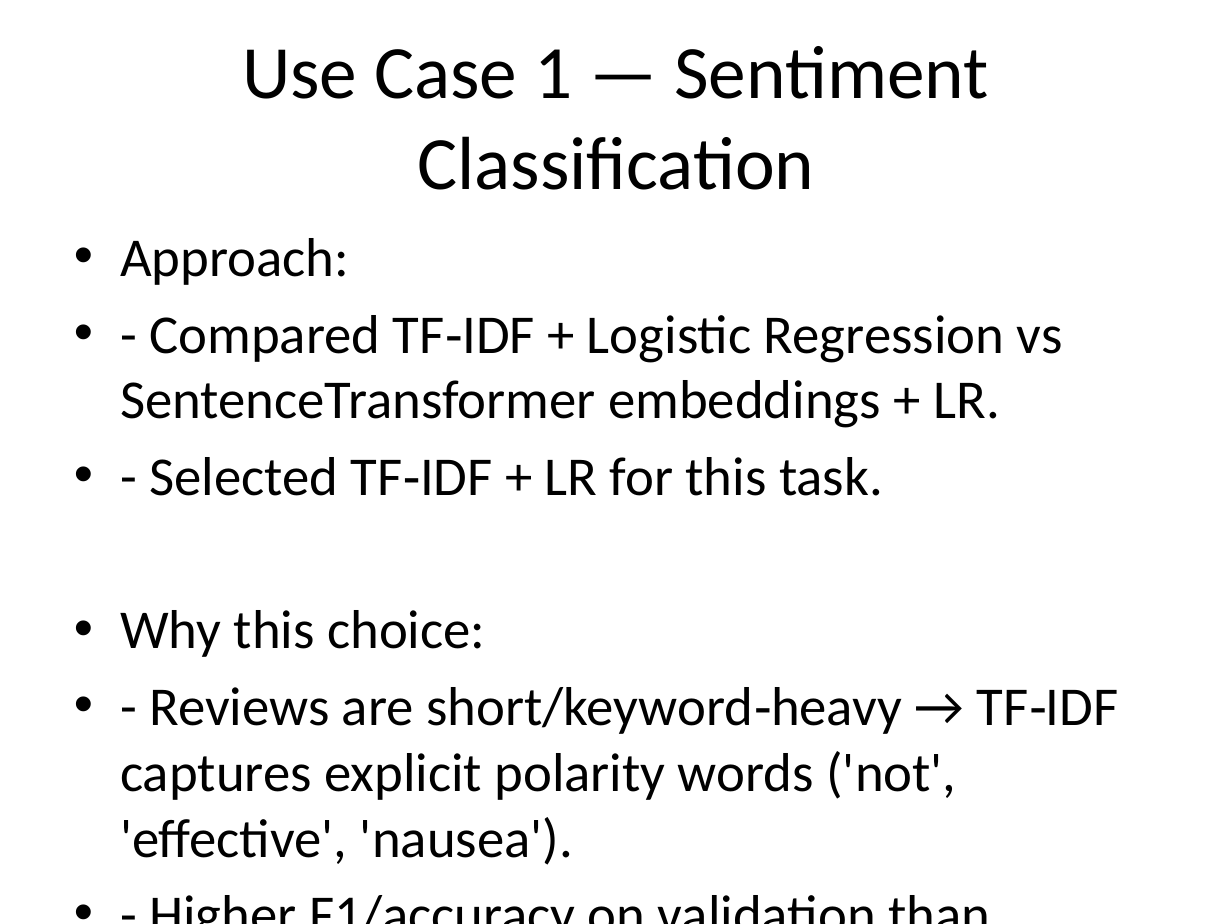
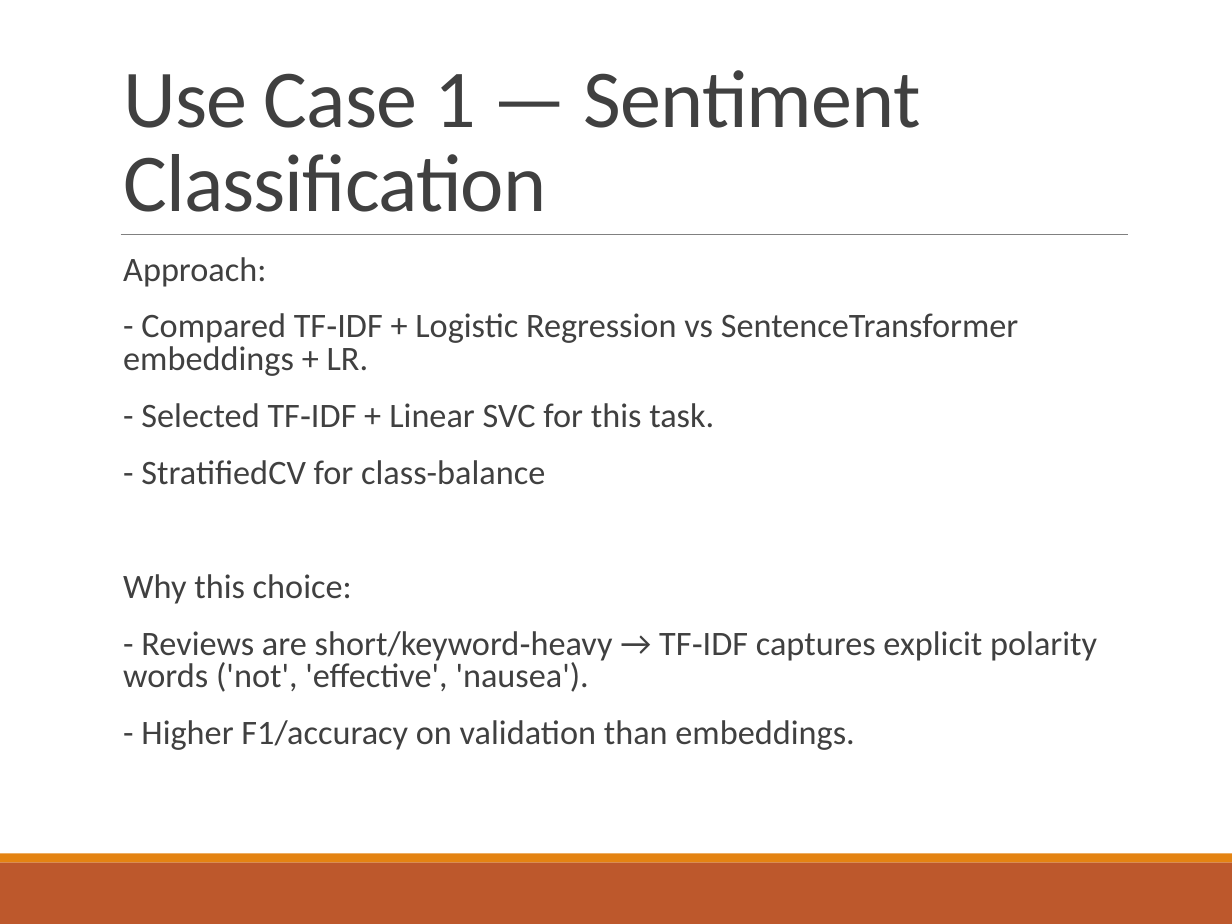
Before and after one commit to ankita-ai/MedisynLabsCaseStudy, a slide deck: slide 6 of Medisyn_Case_Study_4_Use_Cases.pptx (slide 5 before the commit). Drawn at 1232x924 pixels with LibreOffice and Linux fonts; fonts in the diff are those of the drawing. Boxes give left, top, right and bottom in pixels: in the first picture for what was removed or moved away, otherwise in the second. Text is boxed around its words. In the diff, an @@ line names an element or a change of style, - is before the commit and + after.

```diff
--- a/Medisyn_Case_Study_4_Use_Cases.pptx
+++ b/Medisyn_Case_Study_4_Use_Cases.pptx
@@ title "Use Case 1 — Sentiment ...": place and size @@
-title "Use Case 1 — Sentiment ..." at [242,46,988,190]
+title "Use Case 1 — Sentiment ..." at [123,70,921,212]
@@ title "Use Case 1 — Sentiment ..." at [123,70,921,212]: size 44 to 48 pt, text colour #000000 to #404040, letter spacing 0 to -0.5 pt; alignment centre to left; line spacing 1 to 0.85; vertical alignment middle to bottom @@
@@ line added from (121, 234) to (1127, 234), #808080 0.5 pt @@
@@ text at [123,257,1097,750]: paragraphs removed @@
-• Results (insert your run):
-• - ~80% accuracy; strong recall on positive class.
@@ text "Approach:": place and size @@
-text "Approach:" at [120,238,1119,800]
+text "Approach:" at [123,257,1097,750]
@@ text at [123,257,1097,750]: size 32 to 20 pt, text colour #000000 to #404040 in "Approach:", "- Compared TF‑IDF + Logistic Regression vs ...", "Why this choice:", "- Reviews are short/keyword‑heavy → TF‑IDF captures ..." and 1 more places; bullet • to  ; line spacing 1 to 0.8; more space between paragraphs @@
@@ text at [141,403,714,485]: text changed; size 32 to 20 pt; text colour #000000 to #404040 @@
-• - Selected TF‑IDF + LR for this task.
+  - Selected TF‑IDF + Linear SVC for this task.
+  - StratifiedCV for class-balance
@@ rectangle added at [0,862,1232,924], fill #BD582C @@
@@ rectangle added at [0,854,1232,862], fill #E48312 @@
```
Also in this commit, not shown: 8 other slides changed, 7 slides added, 1 slide removed.
